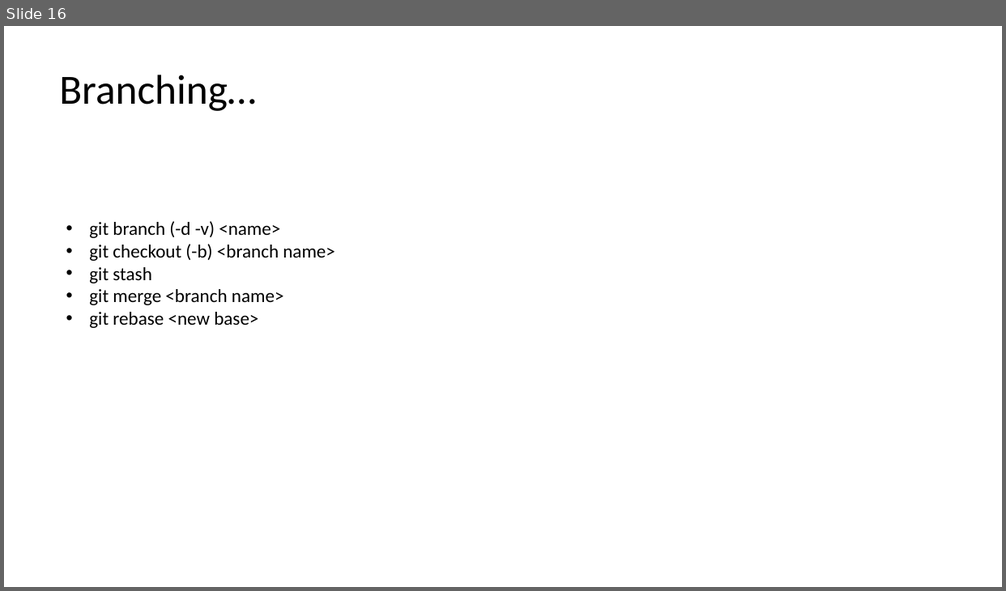
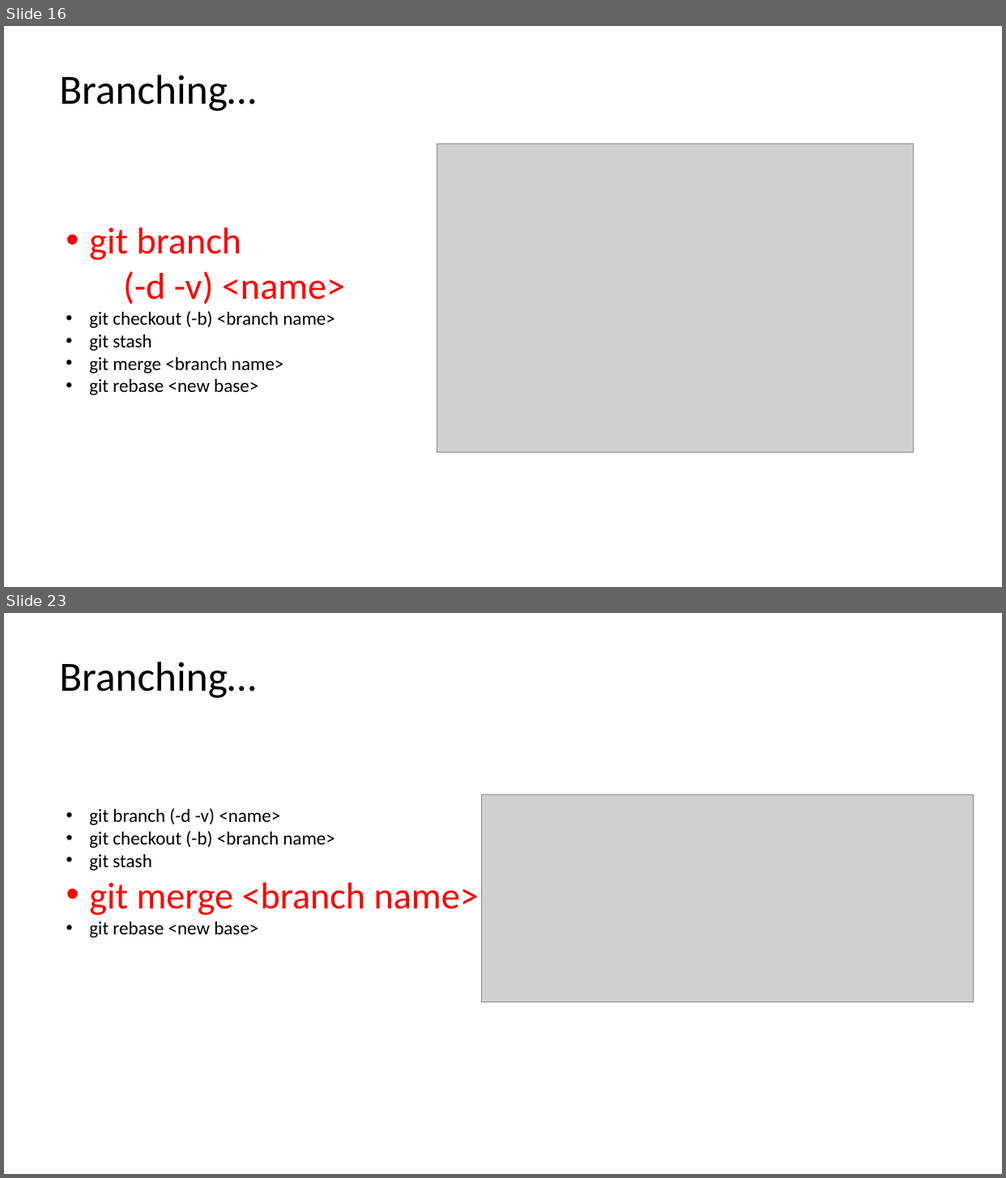
Before and after one commit to jwrauch/git-group-meeting-presentation, a slide deck: learn-to-git.pptx. Shown one above the other, each under a label of ours: slide 16 before the commit, slides 16 and 23 after it; the slides between them are not shown. The pictures are 1006x591 and 1006x1178 pixels, drawn with LibreOffice and Linux fonts; fonts in the diff are those of the drawing; grey boxes stand for pictures. Boxes give left, top, right and bottom in pixels: in the first picture for what was removed or moved away, otherwise in the second. Text is boxed around its words. In the diff, an @@ line names an element or a change of style, - is before the commit and + after.

Commit message:
Added slides and figures explaining branching more.

```diff
--- a/learn-to-git.pptx
+++ b/learn-to-git.pptx
@@ slide 23 added at [4,613,1002,1174], background #FFFFFF @@
@@ text added at [59,662,256,698], 40 pt, text #000000 @@
+Branching…
@@ picture added at [482,795,974,1003] @@
@@ text added at [89,808,479,938], 18 pt, text #000000 @@
+• git branch (-d -v) <name>
+• git checkout (-b) <branch name>
+• git stash
+• git merge <branch name>
+• git rebase <new base>
@@ slide 16 changed as well @@
@@ picture added at [437,144,914,453] @@
@@ text at [89,228,345,305]: size 18 to 36 pt, text colour #000000 to #FF0000 in "git branch (-d -v) <name>" @@
```
Also in this commit, not shown: 8 other slides added, 11 other files.
